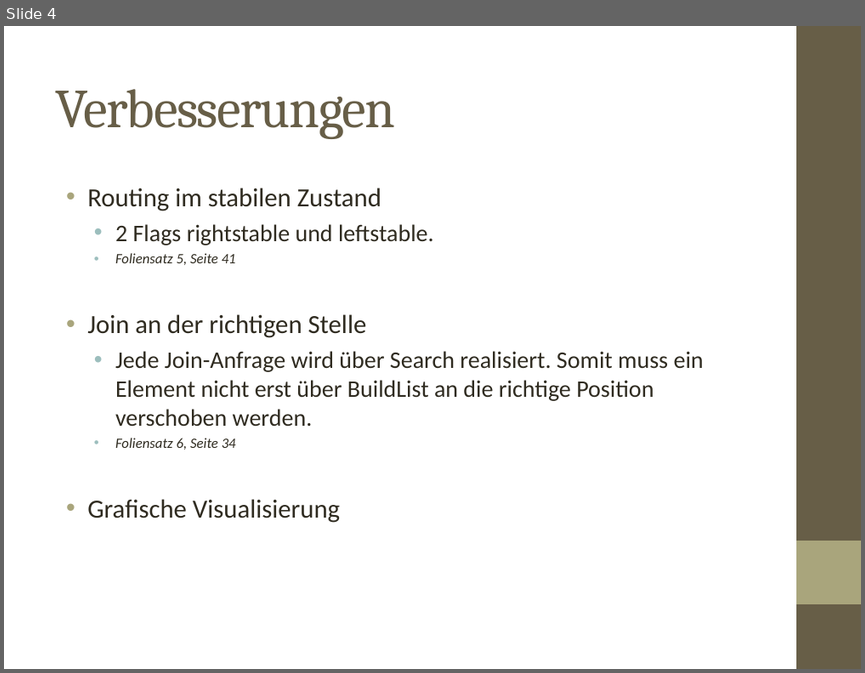
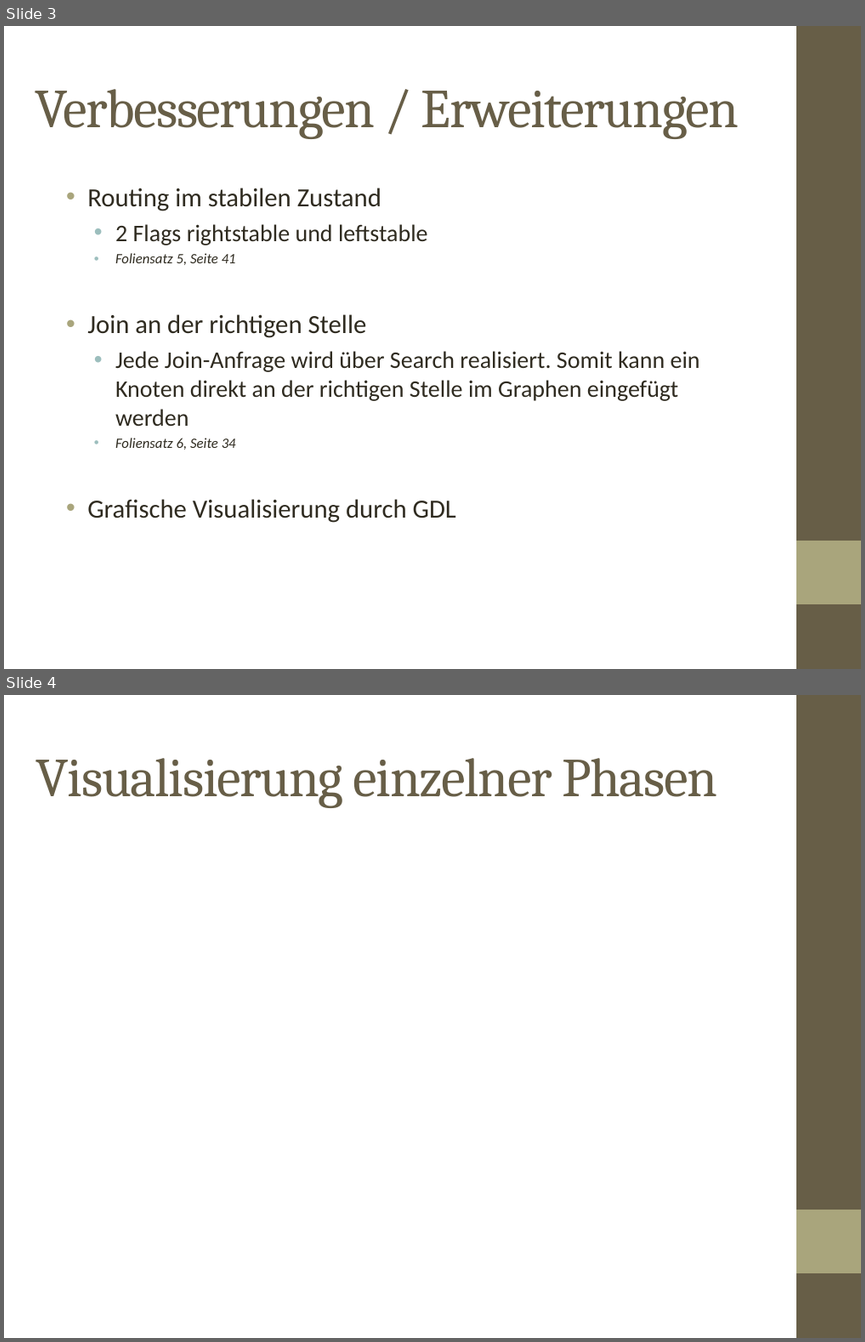
Before and after one commit to kiudee/VAHD-Projekt, a slide deck: Verteilte Hashtabelle.odp. Shown one above the other, each under a label of ours: slide 4 before the commit, slides 3 and 4 after it. The pictures are 865x673 and 865x1342 pixels, drawn with LibreOffice and Linux fonts; fonts in the diff are those of the drawing. Boxes give left, top, right and bottom in pixels: in the first picture for what was removed or moved away, otherwise in the second. Text is boxed around its words. In the diff, an @@ line names an element or a change of style, - is before the commit and + after.

```diff
--- a/Verteilte Hashtabelle.odp
+++ b/Verteilte Hashtabelle.odp
@@ slide 4 added at (4, 695, 861, 1338), background #FFFFFF; not listed: 2 template elements that a slide beside it also shows @@
@@ title added at (36, 758, 717, 808), 46 pt, text #675E47 @@
+Visualisierung einzelner Phasen
@@ what was slide 4 is now slide 3 @@
@@ slide 3 changed as well @@
@@ title at (35, 89, 739, 139): text changed @@
-Verbesserungen
+Verbesserungen / Erweiterungen
@@ text at (115, 224, 428, 245): text changed @@
-  • 2 Flags rightstable und leftstable.
+  • 2 Flags rightstable und leftstable
@@ text at (115, 351, 700, 426): text changed @@
-  • Jede Join-Anfrage wird über Search realisiert. Somit muss ein Element nicht erst über BuildList an die richtige Position verschoben werden.
+  • Jede Join-Anfrage wird über Search realisiert. Somit kann ein Knoten direkt an der richtigen Stelle im Graphen eingefügt werden
@@ text at (87, 499, 456, 522): text changed @@
-• Grafische Visualisierung
+• Grafische Visualisierung durch GDL
```
Also in this commit, not shown: 2 other slides changed, 4 other slides added, 3 slides removed, 1 other file.
